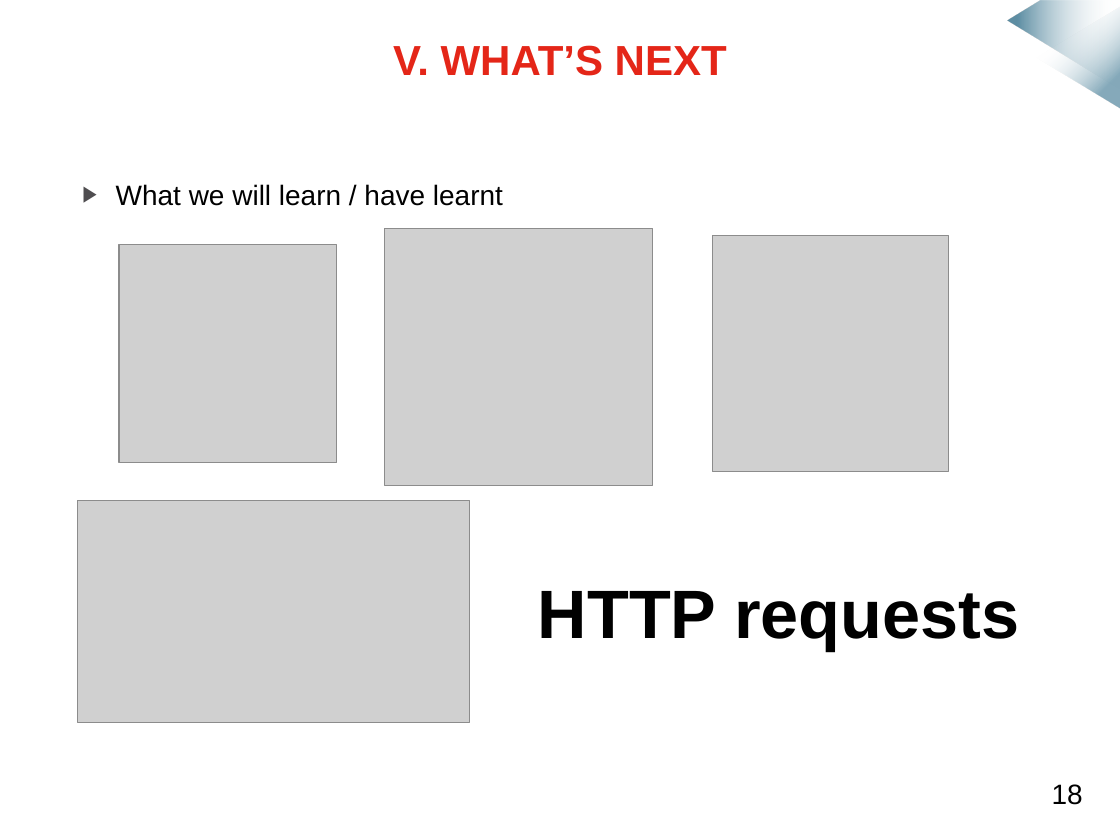
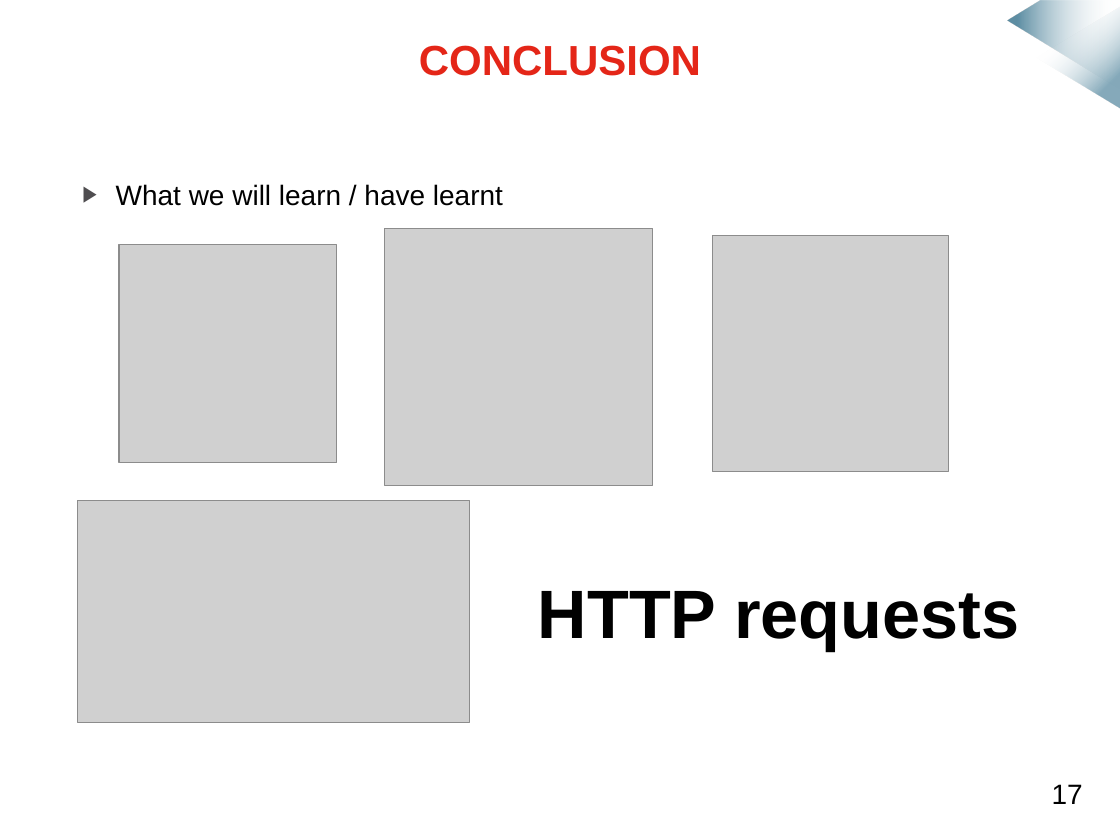
Before and after one commit to mmeven/EP_Domotique_Tablette, a slide deck: slide 19 of Rendu/Diapo_prototype_janvier.pptx. Drawn at 1120x840 pixels with LibreOffice and Linux fonts; fonts in the diff are those of the drawing; grey boxes stand for pictures; background and template pictures are left out. Boxes give left, top, right and bottom in pixels: in the first picture for what was removed or moved away, otherwise in the second. Text is boxed around its words. In the diff, an @@ line names an element or a change of style, - is before the commit and + after.

```diff
--- a/Rendu/Diapo_prototype_janvier.pptx
+++ b/Rendu/Diapo_prototype_janvier.pptx
@@ text at (419,45,701,76): text changed @@
-V. WHAT’S NEXT
+CONCLUSION
@@ text at (1052,784,1083,804): text changed @@
-18
+17
```
Also in this commit, not shown: 12 other slides changed.
